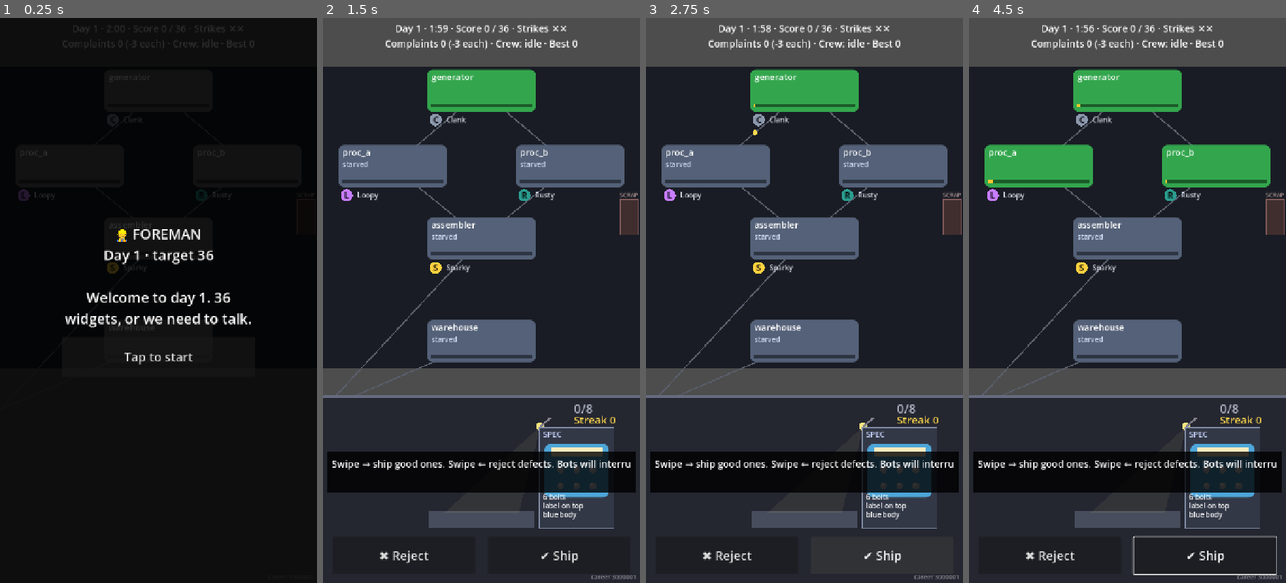
Above: before the commit, frames 1-4 (left to right).
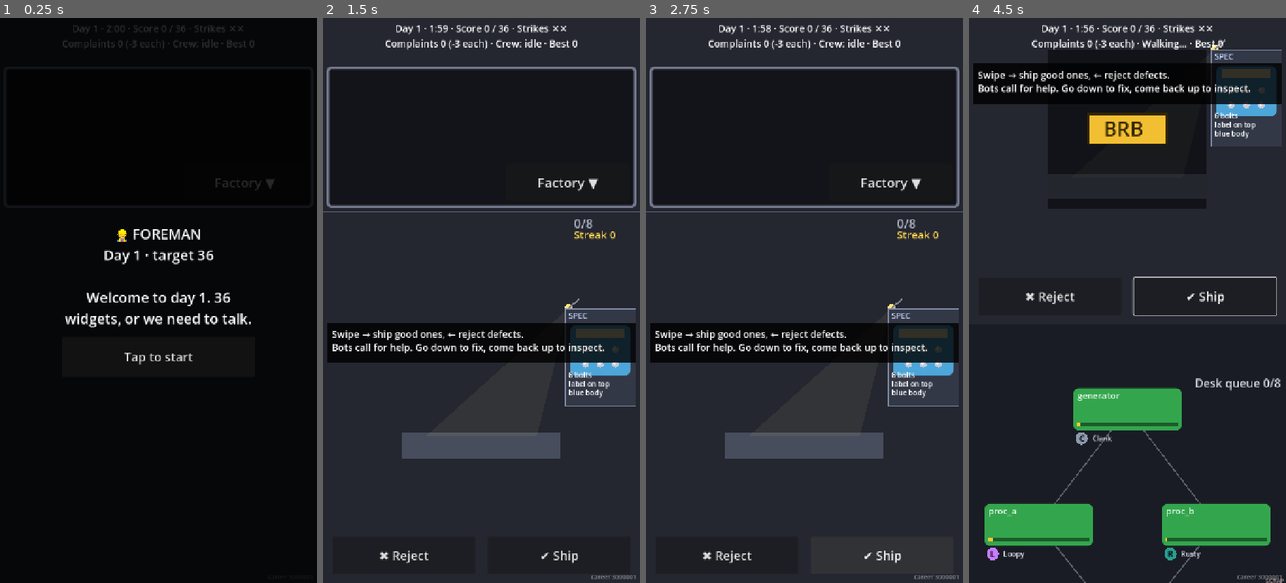
Above: after the commit, the same moments.

Repository: JasonHitching/human-error
Game: Godot game, scene res://main.tscn
Two runs of this game, one before a commit and one after it. Both use one fixed random seed, a clock stepped at 60 frames per second and the inputs below.
Inputs (mouse positions are in pixels of both pictures, inside the frame that each line leads up to):
- Up to frame 1 (0.25 s): no input
- Up to frame 2 (1.5 s): click (567, 181) at 0.5 s, where only the run after the commit has a clickable "Factory ▼"; click "Tap to start" at 1.25 s
- Up to frame 3 (2.75 s): click "✔ Ship" at 2 s
- Up to frame 4 (4.5 s): click "✖ Reject" at 2.75 s; tap Enter at 3.5 s; move the mouse to (1127, 300) at 3.52 s; hold Right 3.53-4.28 s; click (1127, 300) at 3.67 s; move the mouse to (1064, 328) at 4.27 s; hold Down from 4.28 s (still down); click (1064, 328) at 4.42 s

The runs differ from the first frame. In frame 1, 0.5% of the frame differs, in the area x 5-87%, y 10-56%; in frame 2, 42%; in frame 3, 42%; in frame 4, 50%, in the area x 0-100%, y 0-100%.

Commit message:
#40 Two screens: QA office + factory floor
Co-Authored-By: Claude Opus 5.5 <noreply@anthropic.com>
Claude-Session: https://claude.ai/code/session_01K8aWAbJUEsHvh6n5U3GNvz

Diff:
--- a/game/scripts/main.gd
+++ b/game/scripts/main.gd
@@ -3,11 +3,9 @@
 
 const BEST_PATH := "user://best.json"
 const HUD_TOP := 110.0
-const FACTORY_FRAC := 0.62  # factory view: top 62% (below the HUD)
-const STRIP_FRAC := 0.67  # desk strip: bottom 33%
 const SWIPE_MIN := 80.0
 const COLOUR_NAME := "blue"  # matches QaDeskView.COL_BODY
-const HINT := "Swipe → ship good ones. Swipe ← reject defects. Bots will interrupt you."
+const HINT := "Swipe → ship good ones, ← reject defects.\nBots call for help. Go down to fix, come back up to inspect."
 
 enum Phase { BANNER, PLAYING, REVIEW, FIRED }
 
@@ -16,6 +14,7 @@
 var _factory: Factory
 var _view: FactoryView
 var _desk: QaDeskView
+var _screens: ScreenSwitch
 var _swipe_from := Vector2(-1, -1)
 var _hud: Hud
 var _phase: Phase = Phase.BANNER
@@ -25,9 +24,7 @@
 var _decoy_tip_shown: bool = false
 var _flash_left: float = 0.0
 var _offers: Array[Dictionary] = []
-var _pending_tap: String = ""  # machine to act on when the worker reaches the floor
-var _pending_inspect: int = -1  # 0 reject / 1 ship when the worker reaches the desk
-var _ship_btn: Button  # temporary inspect buttons (real desk comes in M2-02)
+var _ship_btn: Button
 var _reject_btn: Button
 
 
@@ -37,10 +34,14 @@
 		push_error("config invalid: %s" % str(_config.errors))
 		return
 	_best_days = _load_best()
+	_screens = ScreenSwitch.new()
+	_screens.hud_top = HUD_TOP
+	add_child(_screens)
+	_screens.refused.connect(_flash)
 	_view = FactoryView.new()
-	add_child(_view)
+	_screens.add_view(_screens.floor_page, _view)
 	_desk = QaDeskView.new()
-	add_child(_desk)
+	_screens.add_view(_screens.office_page, _desk)
 	_hud = Hud.new()
 	add_child(_hud)
 	_hud.start_pressed.connect(_begin_shift)
@@ -61,9 +62,8 @@
 
 
 func _show_day() -> void:
-	_pending_tap = ""
-	_pending_inspect = -1
 	_factory = _career.start_day()
+	_screens.factory = _factory
 	_view.setup(_factory, _config)
 	_desk.setup(_factory)
 	_desk.hint = HINT if _career.day == 1 else ""
@@ -78,6 +78,7 @@
 
 func _begin_shift() -> void:
 	_phase = Phase.PLAYING
+	_screens.active = true
 	_hud.hide_overlays()
 
 
@@ -86,18 +87,15 @@
 	b.text = text
 	b.add_theme_font_size_override("font_size", 28)
 	b.pressed.connect(func() -> void: _inspect(ship))
-	add_child(b)
+	_screens.office_page.add_child(b)
 	return b
 
 
 func _inspect(ship: bool) -> void:
 	if _phase != Phase.PLAYING or _factory == null:
 		return
-	if not _factory.worker_at_desk() and not _factory.crew_busy:
-		_pending_tap = ""
-		_pending_inspect = 1 if ship else 0
-		_factory.go_to_office()  # until the two-screen UI (M3-03): walk back, inspect on arrival
-		return
+	if not _factory.worker_at_desk():
+		return  # on the floor or in transit: the desk isn't here
 	var q := _factory.qa_queue()
 	var front: Dictionary = q[0] if not q.is_empty() else {}
 	var res := _factory.inspect(ship)
@@ -124,10 +122,15 @@
 		match (event as InputEventKey).keycode:
 			KEY_LEFT: _inspect(false)
 			KEY_RIGHT: _inspect(true)
+			KEY_DOWN: _screens.go_floor()
+			KEY_UP: _screens.go_office()
 
 
 func _fit() -> void:
-	var strip := Rect2(0, size.y * STRIP_FRAC, size.x, size.y * (1.0 - STRIP_FRAC))
+	if _screens == null:
+		return
+	_screens.layout()
+	var strip := _screens.desk_rect()
 	if _ship_btn != null:
 		var w := size.x * 0.45
 		var y := strip.end.y - 104.0
@@ -136,8 +139,7 @@
 		_reject_btn.position = Vector2(size.x * 0.03, y)
 		_ship_btn.position = Vector2(size.x * 0.52, y)
 	if _view != null:
-		_view.area = Rect2(0, HUD_TOP, size.x, maxf(100.0, size.y * FACTORY_FRAC - HUD_TOP))
-		_view.desk_anchor = Vector2(0, strip.position.y + 30.0)
+		_view.area = _screens.floor_rect()
 	if _desk != null:
 		_desk.rect = strip
 
@@ -152,7 +154,6 @@
 			_factory.step()
 			_view.push_events(_factory.events)
 			_acc -= dt
-			_apply_pending()
 		if _factory.is_over():
 			_end_shift()
 	_desk.visible = _phase == Phase.PLAYING
@@ -164,6 +165,7 @@
 	_ship_btn.visible = _phase == Phase.PLAYING
 	_reject_btn.visible = _phase == Phase.PLAYING
 	_view.alpha = clampf(_acc / dt, 0.0, 1.0) if _phase == Phase.PLAYING else 0.0
+	_screens.sync(_view.alpha)
 	if _flash_left > 0.0:
 		_flash_left -= delta
 		if _flash_left <= 0.0:
@@ -173,6 +175,7 @@
 
 func _end_shift() -> void:
 	_release()
+	_screens.active = false
 	_view.alpha = 0.0
 	var res := _career.end_day(_factory)
 	if res["fired"]:
@@ -205,38 +208,29 @@
 		return
 	if event is InputEventMouseButton and (event as InputEventMouseButton).button_index == MOUSE_BUTTON_LEFT:
 		var mb := event as InputEventMouseButton
+		var loc := _factory.worker_location()
 		if mb.pressed:
-			if _desk.rect.has_point(mb.position):
+			if loc == Worker.Location.FLOOR:
+				_swipe_from = mb.position  # swipe up anywhere on the floor: back to the desk
+				_tap(mb.position)
+			elif loc == Worker.Location.OFFICE and _desk.rect.has_point(mb.position):
 				_swipe_from = mb.position
-			else:
-				_tap(mb.position)
 		else:
 			_release()
 			if _swipe_from.x >= 0.0:
-				var dx := mb.position.x - _swipe_from.x
+				var d := mb.position - _swipe_from
 				_swipe_from = Vector2(-1, -1)
-				if absf(dx) >= SWIPE_MIN:
-					_inspect(dx > 0.0)
+				if loc == Worker.Location.FLOOR and -d.y >= SWIPE_MIN and -d.y > absf(d.x):
+					_screens.go_office()
+				elif loc == Worker.Location.OFFICE and absf(d.x) >= SWIPE_MIN:
+					_inspect(d.x > 0.0)
 	elif event is InputEventMouseMotion and _holding:
 		var m := _view.machine_at((event as InputEventMouseMotion).position)
 		if m == null or m.id != _factory.crew_target:
 			_release()
 
 
-func _apply_pending() -> void:
-	if _pending_tap != "" and _factory.worker_location() == Worker.Location.FLOOR:
-		var id := _pending_tap
-		_pending_tap = ""
-		_apply_tap(id)
-	elif _pending_inspect >= 0 and _factory.worker_at_desk():
-		var ship := _pending_inspect == 1
-		_pending_inspect = -1
-		_inspect(ship)
-
-
 func _release() -> void:
-	if _config.repair_mode == "hold":
-		_pending_tap = ""  # let go before arriving: cancel
 	if _holding:
 		_holding = false
 		_factory.release_action()
@@ -244,12 +238,7 @@
 
 func _tap(p: Vector2) -> void:
 	var m := _view.machine_at(p)
-	if m == null:
-		return
-	if _factory.worker_location() != Worker.Location.FLOOR and not _factory.crew_busy:
-		_pending_inspect = -1
-		_pending_tap = m.id
-		_factory.go_to_floor()  # until the two-screen UI (M3-03): walk over, act on arrival
+	if m == null or _factory.worker_location() != Worker.Location.FLOOR:
 		return
 	_apply_tap(m.id)
 
--- /dev/null
+++ b/game/scripts/ui/screen_switch.gd
@@ -0,0 +1,146 @@
+class_name ScreenSwitch
+extends Control
+## Two stacked screens: the QA office (top) and the factory floor (below it).
+## Which one shows, and the vertical slide between them, follow the sim's worker location;
+## the slide lasts the worker's trip (transition_seconds). Buttons call the sim's public API.
+
+const MONITOR_FRAC := 0.25  # wall-monitor panel height, as a fraction of the screen
+const BACK_H := 100.0
+const COL_WARN := Color(1.0, 0.6, 0.15)
+const COL_FULL := Color(0.95, 0.25, 0.2)
+
+signal refused(why: String)
+
+var factory: Factory
+var active: bool = false  # navigation allowed (shift is playing)
+var hud_top: float = 110.0
+var office_page: ColorRect  # page holding the desk; slides up when going to the floor
+var floor_page: ColorRect  # page holding the factory view; slides up from below
+var monitor: Panel  # wall-monitor area (M3-04 fills it with lights)
+var factory_btn: Button
+var back_btn: Button
+var queue_label: Label
+var offset: float = 0.0  # 0 = office on screen, 1 = floor on screen
+
+
+func _ready() -> void:
+	mouse_filter = Control.MOUSE_FILTER_IGNORE
+	set_anchors_and_offsets_preset(Control.PRESET_FULL_RECT)
+	office_page = _page(Color(0.14, 0.15, 0.19))
+	floor_page = _page(Color(0.1, 0.11, 0.14))
+	monitor = Panel.new()
+	monitor.mouse_filter = Control.MOUSE_FILTER_IGNORE
+	var sb := StyleBoxFlat.new()
+	sb.bg_color = Color(0.07, 0.08, 0.1)
+	sb.border_color = Color(0.45, 0.47, 0.55)
+	sb.set_border_width_all(6)
+	sb.set_corner_radius_all(10)
+	monitor.add_theme_stylebox_override("panel", sb)
+	office_page.add_child(monitor)
+	factory_btn = _button(monitor, "Factory ▼", go_floor)
+	back_btn = _button(floor_page, "▲ Back to desk", go_office)
+	queue_label = Label.new()
+	queue_label.mouse_filter = Control.MOUSE_FILTER_IGNORE
+	queue_label.horizontal_alignment = HORIZONTAL_ALIGNMENT_RIGHT
+	queue_label.add_theme_font_size_override("font_size", 26)
+	floor_page.add_child(queue_label)
+	resized.connect(layout)
+	layout()
+
+
+func _page(col: Color) -> ColorRect:
+	var p := ColorRect.new()
+	p.color = col
+	p.mouse_filter = Control.MOUSE_FILTER_IGNORE
+	add_child(p)
+	return p
+
+
+func _button(parent: Control, text: String, cb: Callable) -> Button:
+	var b := Button.new()
+	b.text = text
+	b.add_theme_font_size_override("font_size", 30)
+	b.pressed.connect(cb)
+	parent.add_child(b)
+	return b
+
+
+## Office: wall-monitor panel at the top (below the HUD).
+func monitor_rect() -> Rect2:
+	return Rect2(8, hud_top, size.x - 16, size.y * MONITOR_FRAC)
+
+
+## Office: the desk fills the rest of the screen.
+func desk_rect() -> Rect2:
+	var top := monitor_rect().end.y + 8.0
+	return Rect2(0, top, size.x, size.y - top)
+
+
+## Floor: the factory view, between the HUD and the back button.
+func floor_rect() -> Rect2:
+	return Rect2(0, hud_top, size.x, size.y - hud_top - BACK_H - 24.0)
+
+
+func layout() -> void:
+	if office_page == null:
+		return
+	office_page.size = size
+	floor_page.size = size
+	var m := monitor_rect()
+	monitor.position = m.position
+	monitor.size = m.size
+	factory_btn.size = Vector2(minf(280.0, m.size.x * 0.5), 84)
+	factory_btn.position = Vector2(m.size.x - factory_btn.size.x - 16, m.size.y - 84 - 16)
+	back_btn.size = Vector2(size.x * 0.7, BACK_H)
+	back_btn.position = Vector2(size.x * 0.15, size.y - BACK_H - 12.0)
+	queue_label.size = Vector2(300, 36)
+	queue_label.position = Vector2(size.x - 312, hud_top + 6.0)
+	_place()
+
+
+func go_floor() -> void:
+	if active and factory != null:
+		factory.go_to_floor()
+
+
+func go_office() -> void:
+	if active and factory != null and not factory.go_to_office():
+		refused.emit("Crew busy — finish the fix first")
+
+
+## Follow the sim: slide offset from worker location + trip progress (alpha = 0..1 between ticks).
+func sync(alpha: float) -> void:
+	if factory == null:
+		return
+	var w := factory.worker
+	match factory.worker_location():
+		Worker.Location.OFFICE: offset = 0.0
+		Worker.Location.FLOOR: offset = 1.0
+		_:
+			var trip := float(maxi(1, w.trip_ticks))
+			var done := clampf((trip - float(w.ticks_left()) + alpha) / trip, 0.0, 1.0)
+			offset = done if w.target == Worker.Location.FLOOR else 1.0 - done
+	var q := factory.qa_queue().size()
+	var cap := maxi(1, factory.qa_capacity)
+	queue_label.text = "Desk queue %d/%d" % [q, cap]
+	var col := Color(0.85, 0.87, 0.92)
+	if q >= cap:
+		col = COL_FULL
+	elif float(q) / float(cap) >= 0.75:
+		col = COL_WARN
+	queue_label.add_theme_color_override("font_color", col)
+	_place()
+
+
+## Add a view to a page underneath that page's buttons and labels.
+func add_view(page: Control, view: Node) -> void:
+	page.add_child(view)
+	page.move_child(view, 0)
+
+
+func _place() -> void:
+	var e := offset * offset * (3.0 - 2.0 * offset)  # smoothstep ease
+	office_page.position = Vector2(0, -e * size.y)
+	floor_page.position = Vector2(0, (1.0 - e) * size.y)
+	office_page.visible = e < 1.0
+	floor_page.visible = e > 0.0
--- a/game/scripts/view/factory_view.gd
+++ b/game/scripts/view/factory_view.gd
@@ -7,7 +7,6 @@
 
 var factory: Factory
 var area := Rect2(0, 0, 100, 100)  # screen rect the unit layout maps into
-var desk_anchor := Vector2.ZERO  # strip's left edge; the qa_desk machine is drawn there instead
 var alpha: float = 0.0  # 0..1 progress between ticks
 var _link_ticks: Dictionary = {}  # "from>to" -> ticks
 var _tick_rate: int = 10
@@ -88,7 +87,9 @@
 	draw_rect(sr, Color(0.5, 0.35, 0.35), false, 2.0)
 	_text("SCRAP", sr.position + Vector2(-2, -6), 13, Color(0.7, 0.6, 0.6), 60.0)
 	for m in factory.machines:
-		if m.type != "qa":
+		if m.type == "qa":
+			_draw_hatch(m)
+		else:
 			_draw_machine(m)
 	for b in _bubbles:
 		_draw_bubble(b)
@@ -97,7 +98,7 @@
 func _draw_links() -> void:
 	var pts := {}
 	for m in factory.machines:
-		pts[m.id] = desk_anchor if m.type == "qa" else machine_rect(m).get_center()
+		pts[m.id] = hatch_rect(m).get_center() if m.type == "qa" else machine_rect(m).get_center()
 	for key: String in _link_ticks:
 		var ids := key.split(">")
 		draw_line(pts[ids[0]], pts[ids[1]], Color(0.35, 0.37, 0.42), 3.0)
@@ -156,6 +157,22 @@
 		draw_rect(Rect2(cb.position, Vector2(cb.size.x * factory.crew_progress, cb.size.y)), Color.WHITE)
 
 
+## The QA desk is upstairs: on the floor it is a hatch in the line that products go up through.
+func hatch_rect(m: Machine) -> Rect2:
+	var c := area.position + Vector2(m.pos.x * area.size.x, m.pos.y * area.size.y)
+	return Rect2(c - Vector2(70, 26), Vector2(140, 52))
+
+
+func _draw_hatch(m: Machine) -> void:
+	var r := hatch_rect(m)
+	draw_rect(r, Color(0.05, 0.05, 0.07))
+	for i in 5:
+		var x := r.position.x + 14.0 + float(i) * 28.0
+		draw_line(Vector2(x, r.position.y + 4), Vector2(x - 12, r.end.y - 4), Color(0.9, 0.75, 0.2, 0.7), 4.0)
+	draw_rect(r, Color(0.9, 0.75, 0.2), false, 3.0)
+	_text("▲ QA DESK", r.position + Vector2(r.size.x + 8, 34), 18, Color(0.85, 0.87, 0.92), 120.0)
+
+
 func _text(s: String, pos: Vector2, size: int, col: Color, width: float) -> void:
 	draw_string(_font, pos, s, HORIZONTAL_ALIGNMENT_LEFT, width, size, col)
 
--- a/game/scripts/view/qa_desk_view.gd
+++ b/game/scripts/view/qa_desk_view.gd
@@ -179,7 +179,10 @@
 func _draw_hint() -> void:
 	var r := Rect2(rect.position + Vector2(10, rect.size.y * 0.3), Vector2(rect.size.x - 20, 90))
 	draw_rect(r, Color(0, 0, 0, 0.8))
-	_text(hint, r.position + Vector2(10, 34), 22, Color.WHITE, r.size.x - 20)
+	var y := r.position.y + 34.0
+	for line in hint.split("\n"):
+		_text(line, Vector2(r.position.x + 10, y), 22, Color.WHITE, r.size.x - 20)
+		y += 30.0
 
 
 ## Draw one product centred at c, fitting in a square of size s. Used for the pad and animations.
--- a/game/tools/ui_check.gd
+++ b/game/tools/ui_check.gd
@@ -71,6 +71,61 @@
 		_fails.append("BRB shown while worker at desk")
 
 
+func _check_button(b: Button, screen: Rect2) -> void:
+	if not b.is_visible_in_tree() or not screen.encloses(b.get_global_rect()):
+		_fails.append("button '%s' not on-screen: %s" % [b.text, b.get_global_rect()])
+	if b.size.x < 120.0 or b.size.y < 80.0:
+		_fails.append("button '%s' too small: %s" % [b.text, b.size])
+
+
+## Press a nav button; location must change exactly after transition_seconds of ticks.
+func _press_and_travel(b: Button, dest: Worker.Location) -> void:
+	var f: Factory = _main._factory
+	var trip := roundi(_main._config.transition_seconds * _main._config.tick_rate)
+	b.pressed.emit()
+	if f.worker_location() != Worker.Location.TRANSIT or f.transit_target() != dest:
+		_fails.append("'%s' did not start transit" % b.text)
+	for i in trip - 1:
+		f.step()
+	_main._screens.sync(0.5)
+	var off: float = _main._screens.offset
+	if f.worker_location() != Worker.Location.TRANSIT or off <= 0.0 or off >= 1.0:
+		_fails.append("'%s' arrived early or no slide (offset %.2f)" % [b.text, off])
+	f.step()
+	if f.worker_location() != dest:
+		_fails.append("'%s' not arrived after %d ticks" % [b.text, trip])
+	_main._screens.sync(0.0)
+
+
+func _check_screens() -> void:
+	var screen := Rect2(Vector2.ZERO, _main.size)
+	var sw: ScreenSwitch = _main._screens
+	var f: Factory = _main._factory
+	sw.sync(0.0)
+	for r: Rect2 in [sw.monitor_rect(), sw.desk_rect(), sw.floor_rect()]:
+		if not screen.encloses(r):
+			_fails.append("screen rect %s not inside viewport %s" % [r, screen])
+	if sw.office_page.position != Vector2.ZERO or sw.floor_page.visible:
+		_fails.append("office not shown at desk")
+	_check_button(sw.factory_btn, screen)
+	if sw.desk_rect().intersects(sw.monitor_rect()):
+		_fails.append("desk overlaps wall monitor")
+	_press_and_travel(sw.factory_btn, Worker.Location.FLOOR)
+	if sw.floor_page.position != Vector2.ZERO or sw.office_page.visible:
+		_fails.append("floor not shown on the floor")
+	if not screen.encloses(_main._view.area):
+		_fails.append("factory view %s not inside viewport" % _main._view.area)
+	_check_button(sw.back_btn, screen)
+	if _main._ship_btn.is_visible_in_tree():
+		_fails.append("ship button visible on the floor")
+	var ql: Label = sw.queue_label
+	if not ql.is_visible_in_tree() or not screen.encloses(ql.get_global_rect()) or not ql.text.begins_with("Desk queue"):
+		_fails.append("queue meter not visible on the floor: '%s' %s" % [ql.text, ql.get_global_rect()])
+	_press_and_travel(sw.back_btn, Worker.Location.OFFICE)
+	if sw.office_page.position != Vector2.ZERO:
+		_fails.append("office not shown after back to desk")
+
+
 func _end_shift(shipped: int) -> void:
 	_main._factory.shipped = shipped
 	_main._factory.tick = int(_main._config.shift_seconds * _main._config.tick_rate)
@@ -89,6 +144,7 @@
 			if _main._desk.hint == "":
 				_fails.append("day 1 hint not shown")
 			_check_desk()
+			_check_screens()
 		5:
 			if _main._phase != _main.Phase.PLAYING:
 				_fails.append("shift did not start after banner tap")
Not shown, added: game/scripts/ui/screen_switch.gd.uid
